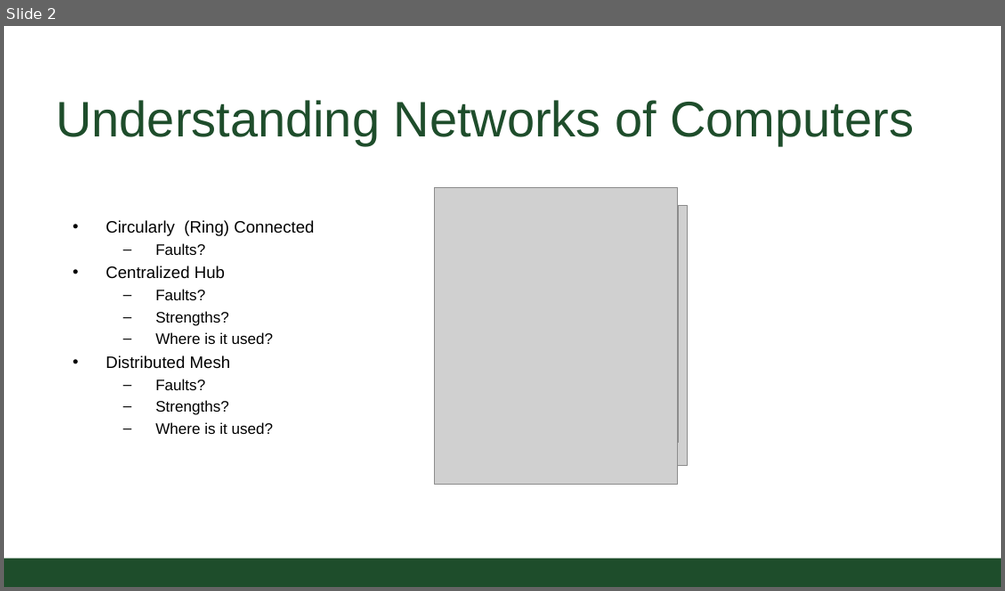
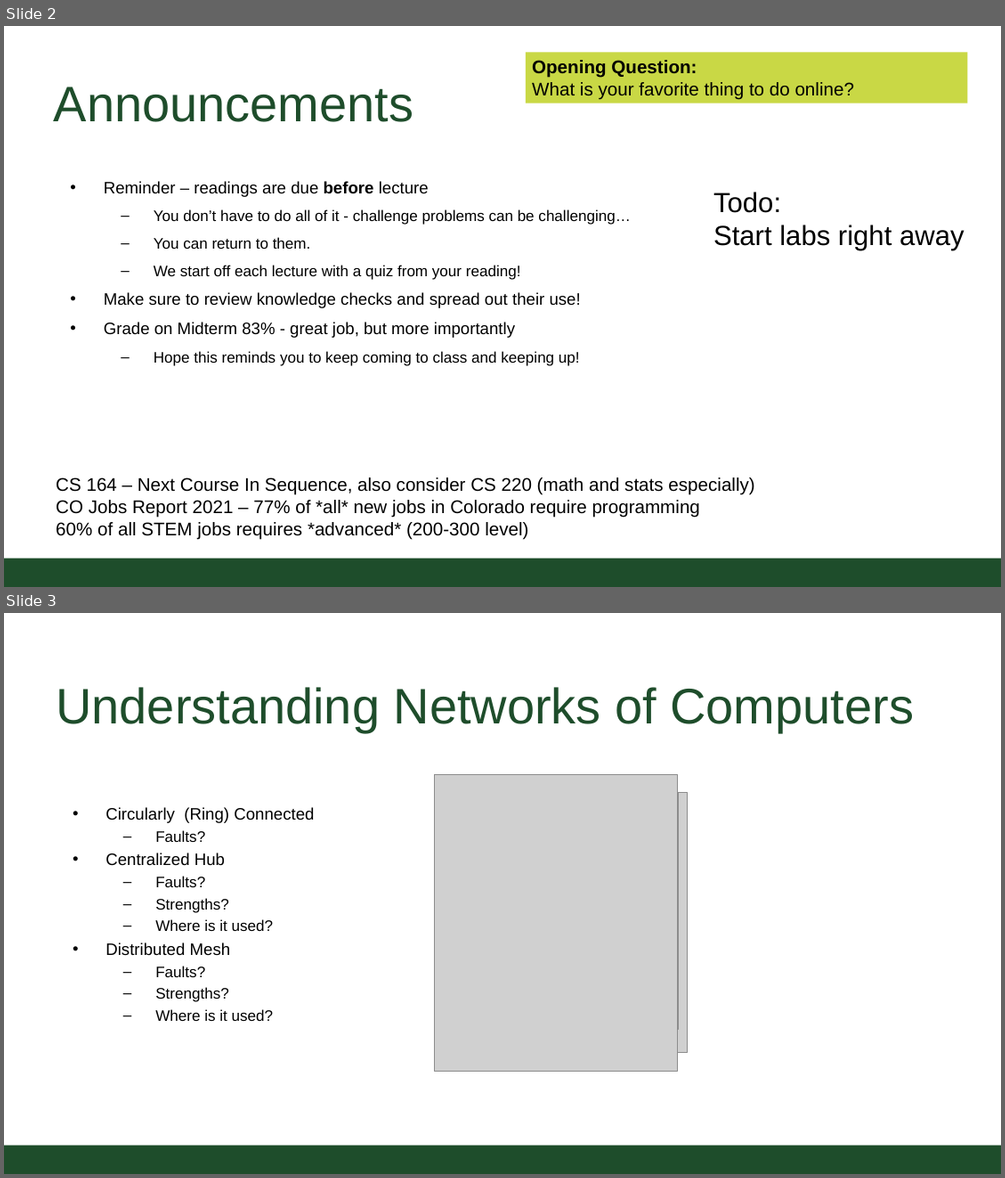
Before and after one commit to CSU-CS150B/handouts, a slide deck: Slides/On-Campus/09_01_1and0AddUp.pptx. Shown one above the other, each under a label of ours: slide 2 before the commit, slides 2 and 3 after it. The pictures are 1005x591 and 1005x1178 pixels, drawn with LibreOffice and Linux fonts; fonts in the diff are those of the drawing; grey boxes stand for pictures; background and template pictures are left out. Boxes give left, top, right and bottom in pixels: in the first picture for what was removed or moved away, otherwise in the second. Text is boxed around its words. In the diff, an @@ line names an element or a change of style, - is before the commit and + after.

Commit message:
added announcements

```diff
--- a/Slides/On-Campus/09_01_1and0AddUp.pptx
+++ b/Slides/On-Campus/09_01_1and0AddUp.pptx
@@ slide 2 added at (x1=4, y1=26, x2=1001, y2=587), background #FFFFFF; not listed: 1 template element that a slide beside it also shows @@
@@ rectangle added at (x1=526, y1=53, x2=967, y2=103), fill #C9D845, 20 pt, text #000000 @@
+Opening Question:
+What is your favorite thing to do online?
@@ title added at (x1=54, y1=87, x2=413, y2=122), 54.4 pt, text #1E4D2B @@
+Announcements
@@ text added at (x1=104, y1=181, x2=630, y2=366), 16.6 pt, text #000000 @@
+• Reminder – readings are due before lecture
+  – You don’t have to do all of it - challenge problems can be challenging…
+  – You can return to them.
+  – We start off each lecture with a quiz from your reading!
+• Make sure to review knowledge checks and spread out their use!
+• Grade on Midterm 83% - great job, but more importantly
+  – Hope this reminds you to keep coming to class and keeping up!
@@ text added at (x1=713, y1=192, x2=964, y2=250), 30.2 pt, text #000000 @@
+Todo:
+Start labs right away
@@ text added at (x1=56, y1=477, x2=754, y2=539), 20 pt, text #000000 @@
+CS 164 – Next Course In Sequence, also consider CS 220 (math and stats especially)
+CO Jobs Report 2021 – 77% of *all* new jobs in Colorado require programming
+60% of all STEM jobs requires *advanced* (200-300 level)
@@ what was slide 2 is now slide 3 @@
```
